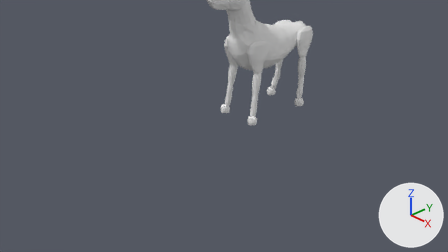
The Blender file tachita.blend as it was, and as the next commit left it.
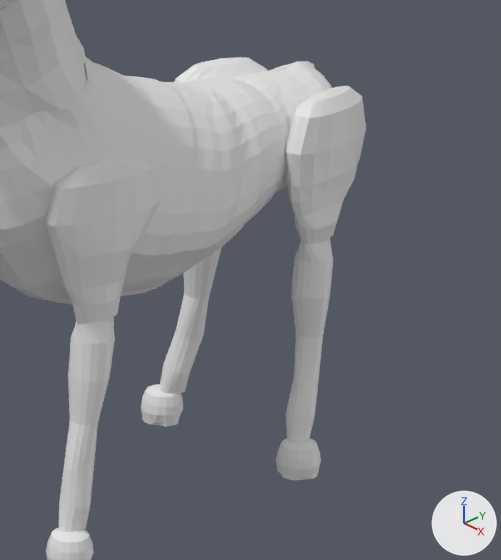
There are two pictures of each version: one from the file's camera 'Camera', one close up on the part from 53% to 76% of the width and 3% to 49% of the height. Lighting does not change. The marker at lower right points along +X, +Y and +Z.
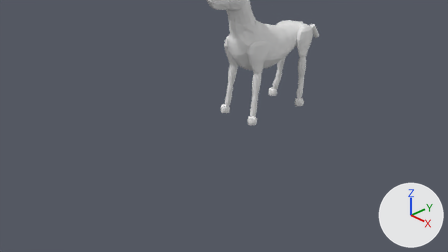
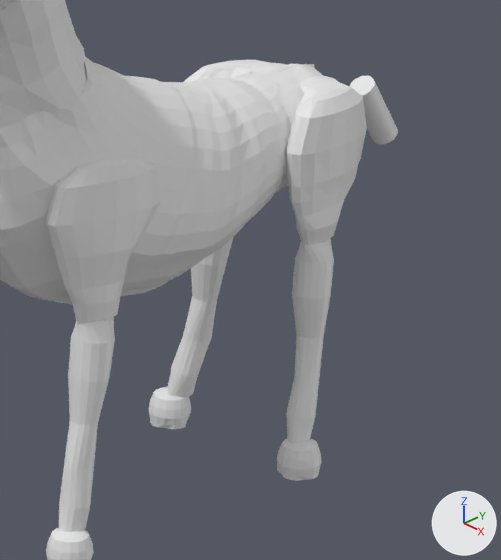
Boxes [x1, y1, x2, y2] around the edits, measured in the close-ups (501 x 560 px):
```json
{"object": "Sphere.008", "change": "reshaped, moved", "before": [276, 86, 366, 480], "after": [277, 76, 367, 481]}
{"object": "Sphere.010", "change": "reshaped, moved", "before": [141, 57, 267, 426], "after": [149, 60, 286, 429]}
{"object": "Cylinder.002", "change": "added", "after": [350, 76, 398, 145]}
{"part": 1, "of": "me_sphere_012", "change": "built on", "after": [298, 76, 347, 105]}
{"part": 2, "of": "me_sphere_013", "change": "built on", "before": [217, 58, 267, 78], "after": [225, 60, 286, 78]}
```

Edits to the scene script, one JSON object a line:
```json
{"block": "me_sphere_012", "where": "# used by ob_sphere_008; location = (0.328, 1.68, 0.015); rotation_euler = (0.0, 0.0, 0.164), in degrees (0, 0, 9.4); scale = (0.319, 0.319, 0.319)"}
{"op": "remove", "block": "me_sphere_012", "code": "me_sphere_012.from_pydata(...)  # 358 vertices, 400 faces; spans x -0.5..0.33, y -0.27..1.4, z -0.22..4.53"}
{"op": "add", "block": "me_sphere_012", "code": "me_sphere_012.from_pydata(...)  # 448 vertices, 492 faces, 1 loose edge; spans x -1.02..0.33, y -0.27..1.45, z -0.22..4.53"}
{"block": "me_sphere_012", "change": "me_sphere_012 part 1"}
{"block": "me_sphere_012", "change": "6 vertices are removed from x -0.5..-0.3, y 0.55..1.33, z 3.87..4.33"}
{"block": "me_sphere_012", "change": "14 faces are deleted"}
{"block": "me_sphere_012", "change": "2 vertices move from x -0.42..-0.37, y 0.83..1.05, z 4.31..4.32 to x -0.33..-0.3, y 0.77..0.87, z 4.47"}
{"block": "me_sphere_012", "change": "96 vertices are added at x -1.02..-0.04, y 0.37..1.45, z 3.16..4.52"}
{"block": "me_sphere_012", "change": "1 loose edge is added"}
{"block": "me_sphere_012", "change": "106 new faces join them"}
{"block": "me_sphere_013", "where": "# used by ob_sphere_010; location = (-0.372, 1.68, 0.015); rotation_euler = (0.0, 0.0, -0.164), in degrees (0, 0, -9.4); scale = (-0.319, 0.319, 0.319)"}
{"op": "remove", "block": "me_sphere_013", "code": "me_sphere_013.from_pydata(...)  # 358 vertices, 400 faces; spans x -0.5..0.33, y -0.27..1.4, z -0.22..4.53"}
{"op": "add", "block": "me_sphere_013", "code": "me_sphere_013.from_pydata(...)  # 448 vertices, 492 faces, 1 loose edge; spans x -1.02..0.33, y -0.27..1.45, z -0.22..4.53"}
{"block": "me_sphere_013", "change": "me_sphere_013 part 2"}
{"block": "me_sphere_013", "change": "6 vertices are removed from x -0.5..-0.3, y 0.55..1.33, z 3.87..4.33"}
{"block": "me_sphere_013", "change": "14 faces are deleted"}
{"block": "me_sphere_013", "change": "2 vertices move from x -0.42..-0.37, y 0.83..1.05, z 4.31..4.32 to x -0.33..-0.3, y 0.77..0.87, z 4.47"}
{"block": "me_sphere_013", "change": "96 vertices are added at x -1.02..-0.04, y 0.37..1.45, z 3.16..4.52"}
{"block": "me_sphere_013", "change": "1 loose edge is added"}
{"block": "me_sphere_013", "change": "106 new faces join them"}
{"op": "add", "block": "me_cylinder_002", "code": ["me_cylinder_002 = bpy.data.meshes.new('Cylinder.002')", "me_cylinder_002.from_pydata(...)  # a 32-sided cylinder along z spanning x -0.2..0.2, y -0.2..0.2, z -0.25..0.25"]}
{"op": "set", "path": "ob_sphere_008.location", "old": "(0.328, 1.68, 0.015)", "new": "(0.331, 1.68, 0.015)"}
{"op": "set", "path": "ob_sphere_010.location", "old": "(-0.372, 1.68, 0.015)", "new": "(-0.329, 1.68, 0.015)"}
{"op": "add", "block": "ob_cylinder_002", "code": ["ob_cylinder_002 = bpy.data.objects.new('Cylinder.002', me_cylinder_002)", "ob_cylinder_002.location = (-0.003, 2.457, 1.187)", "ob_cylinder_002.rotation_euler = (0.622, 0.0, 0.0)  # degrees (36, 0, 0)", "ob_cylinder_002.scale = (0.269, 0.269, 0.591)"]}
```
